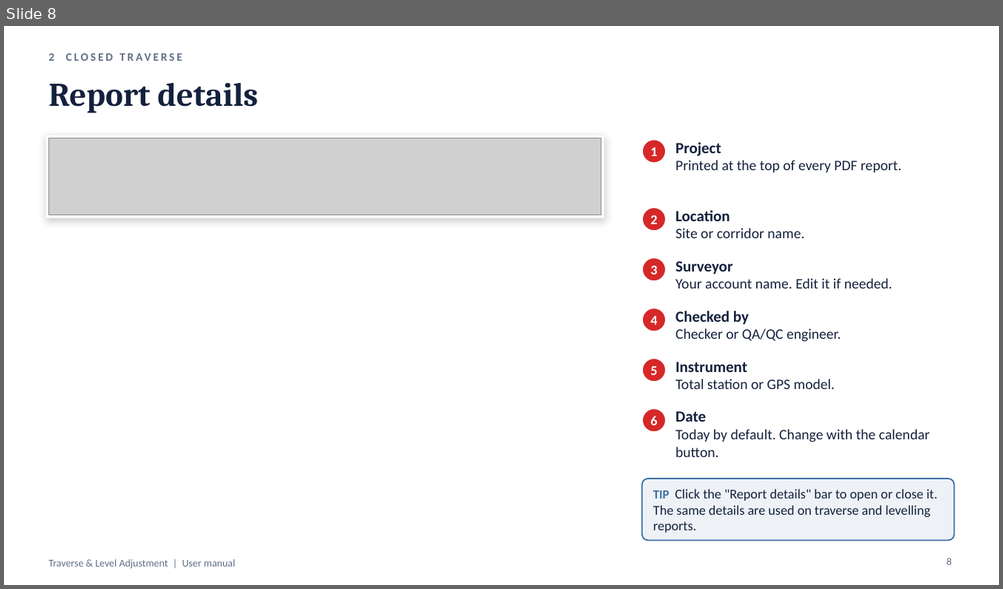
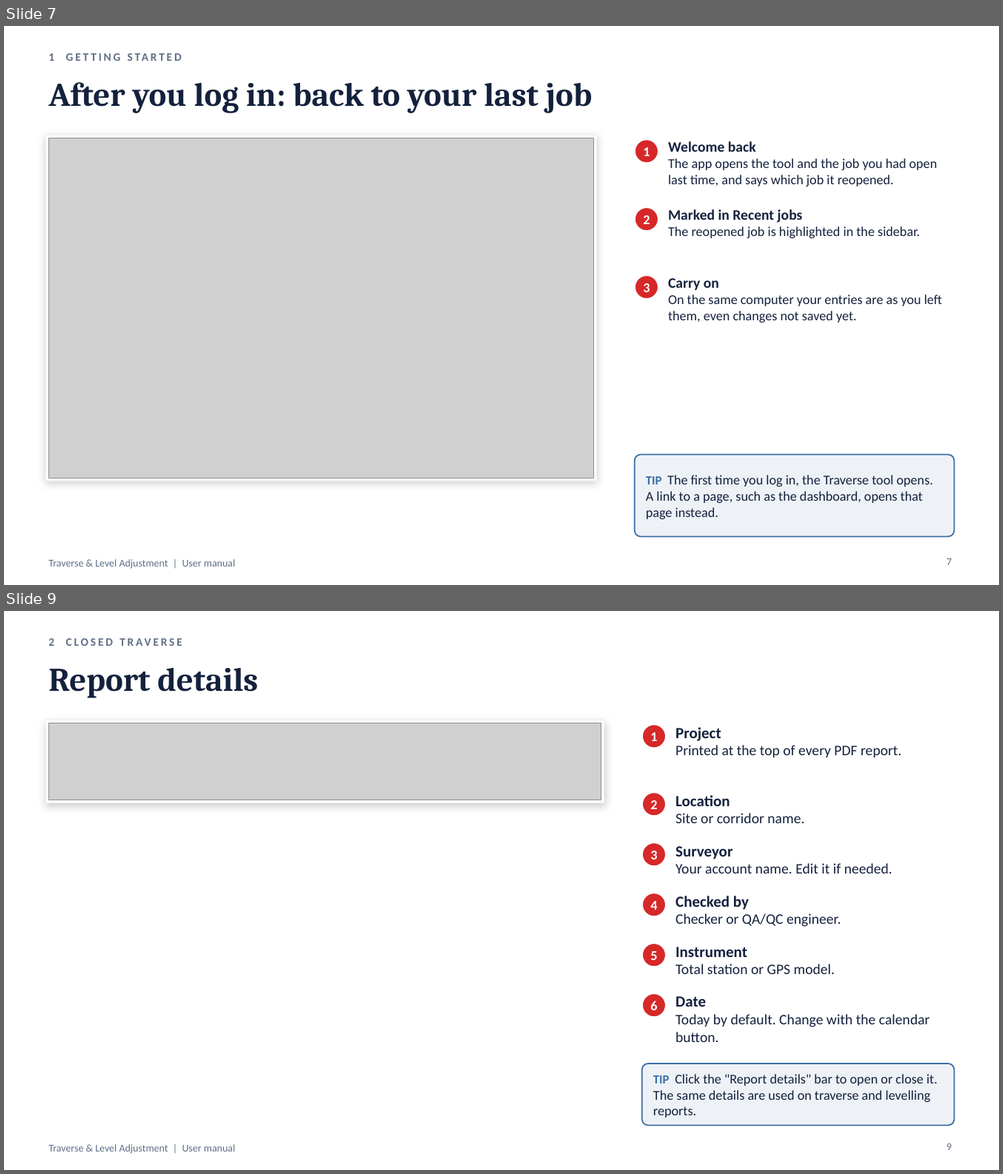
Before and after one commit to Asjad-Mehmood/KML-WEBSITE-, a slide deck: public/traverse/Traverse-Level-User-Manual.pptx. Shown one above the other, each under a label of ours: slide 8 before the commit, slides 7 and 9 after it; the slides between them are not shown. The pictures are 1003x589 and 1003x1174 pixels, drawn with LibreOffice and Linux fonts; fonts in the diff are those of the drawing; grey boxes stand for pictures. Boxes give left, top, right and bottom in pixels: in the first picture for what was removed or moved away, otherwise in the second. Text is boxed around its words. In the diff, an @@ line names an element or a change of style, - is before the commit and + after.

```diff
--- a/public/traverse/Traverse-Level-User-Manual.pptx
+++ b/public/traverse/Traverse-Level-User-Manual.pptx
@@ slide 7 added at box(4, 26, 999, 585), background #FFFFFF; not listed: 1 template element that a slide beside it also shows @@
@@ text added at box(48, 53, 54, 61), 11 pt, text #5F6F86, bold @@
+1 GETTING STARTED
@@ text added at box(48, 82, 592, 113), 32 pt, text #14213D, bold @@
+After you log in: back to your last job
@@ rectangle added at box(45, 135, 597, 481), fill #FFFFFF, outline #EEF2F7 1 pt @@
@@ picture added at box(48, 138, 594, 478) @@
@@ ellipse added at box(634, 139, 658, 164), fill #D62828, outline #FFFFFF 1.5 pt @@
@@ text added at box(643, 147, 649, 156), 13 pt, text #FFFFFF, bold @@
+1
@@ text added at box(668, 141, 937, 187), 13 pt, text #14213D @@
+Welcome back
+The app opens the tool and the job you had open last time, and says which job it reopened.
@@ ellipse added at box(634, 207, 658, 231), fill #D62828, outline #FFFFFF 1.5 pt @@
@@ text added at box(643, 215, 649, 224), 13 pt, text #FFFFFF, bold @@
+2
@@ text added at box(668, 210, 919, 238), 13 pt, text #14213D @@
+Marked in Recent jobs
+The reopened job is highlighted in the sidebar.
@@ ellipse added at box(634, 275, 658, 299), fill #D62828, outline #FFFFFF 1.5 pt @@
@@ text added at box(643, 284, 649, 292), 13 pt, text #FFFFFF, bold @@
+3
@@ text added at box(668, 278, 942, 323), 13 pt, text #14213D @@
+Carry on
+On the same computer your entries are as you left them, even changes not saved yet.
@@ rounded rectangle added at box(634, 455, 954, 537), fill #EEF2F7, outline #3A6EA5 1.25 pt @@
@@ text added at box(646, 475, 933, 520), 13 pt, text #14213D @@
+TIP The first time you log in, the Traverse tool opens. A link to a page, such as the dashboard, opens that page instead.
@@ page number added at box(946, 559, 951, 565), 10 pt, text #5F6F86 @@
+7
@@ what was slide 8 is now slide 9 @@
@@ page number at box(946, 1144, 951, 1150): text changed @@
-8
+9
```
Also in this commit, not shown: 6 slides changed, 19 other files.
